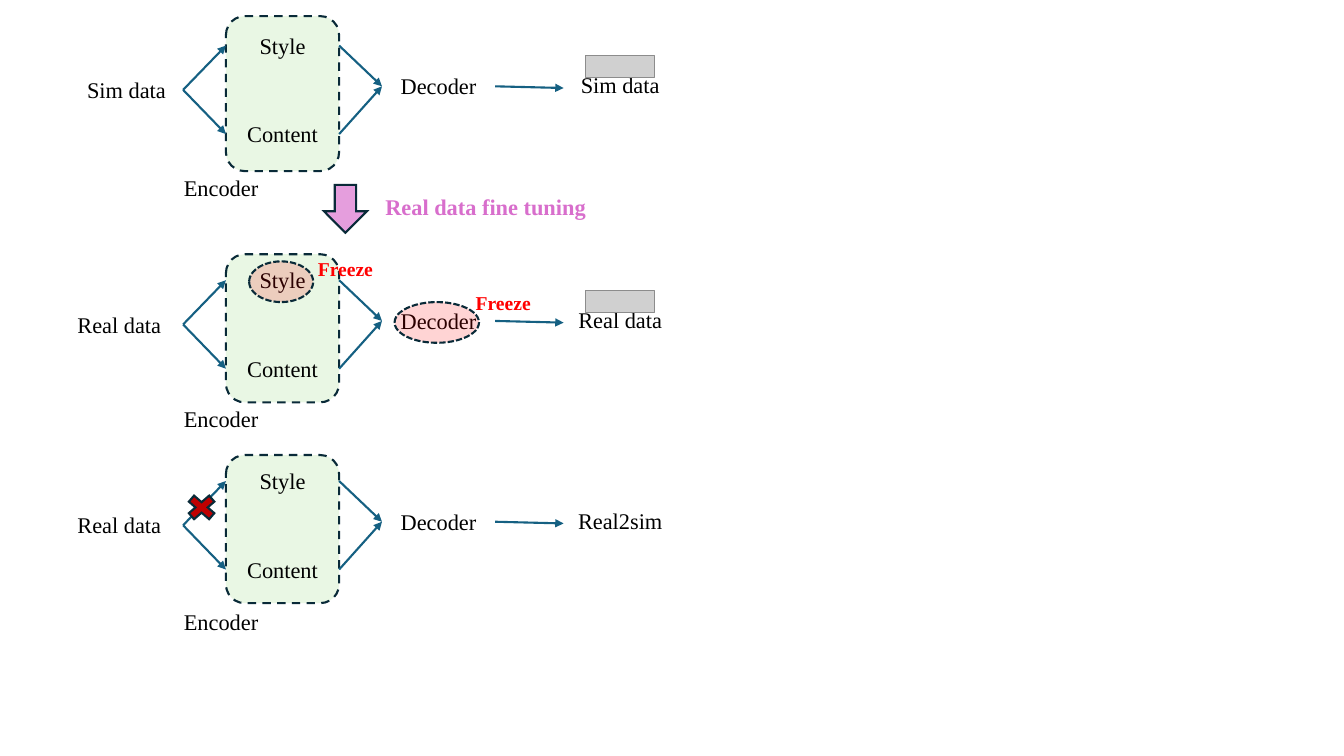
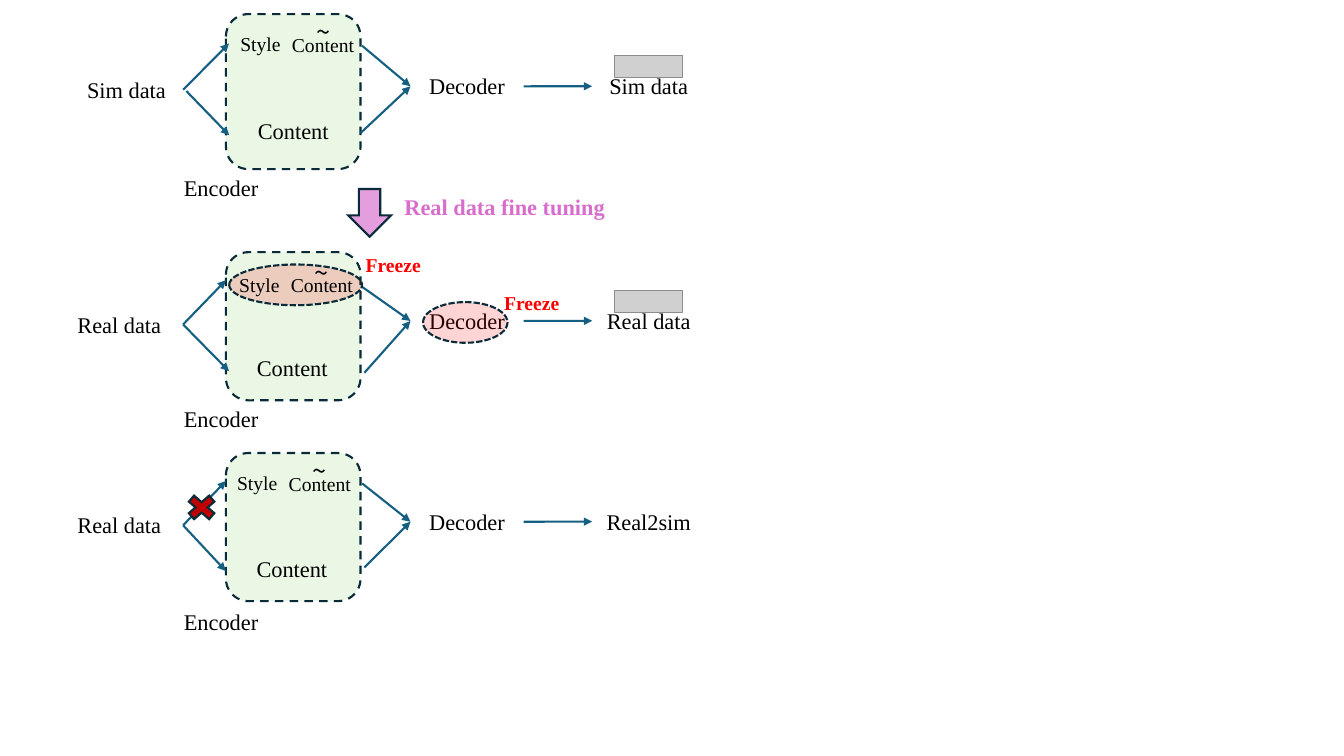
Before and after one commit to hwnam5/real2sim_exercise, a slide deck: slide 1 of figure/real2sim_architecture.pptx. Drawn at 1344x756 pixels with LibreOffice and Linux fonts; fonts in the diff are those of the drawing; grey boxes stand for pictures. Boxes give left, top, right and bottom in pixels: in the first picture for what was removed or moved away, otherwise in the second. Text is boxed around its words. In the diff, an @@ line names an element or a change of style, - is before the commit and + after.

Commit message:
FIX:Change the data format

```diff
--- a/figure/real2sim_architecture.pptx
+++ b/figure/real2sim_architecture.pptx
@@ rounded rectangle: place and size @@
-rounded rectangle at [226, 16, 339, 171]
+rounded rectangle at [226, 14, 361, 169]
@@ text added at [301, 11, 344, 51], 18 pt, text #000000 @@
+~
@@ arrow moved from (184, 90) - (226, 45) to (184, 90) - (229, 43) @@
@@ text added at [292, 39, 354, 53], 14 pt, text #000000 @@
+Content
@@ arrow moved from (339, 45) - (382, 87) to (362, 45) - (410, 87) @@
@@ arrow moved from (339, 134) - (382, 87) to (361, 133) - (410, 87) @@
@@ arrow moved from (184, 90) - (226, 134) to (187, 91) - (229, 135) @@
@@ text "Content": place and size @@
-text "Content" at [247, 127, 318, 143]
+text "Content" at [258, 124, 329, 140]
@@ down arrow: place and size @@
-down arrow at [324, 186, 366, 233]
+down arrow at [348, 190, 390, 237]
@@ text "Real data fine tuning": place and size @@
-text "Real data fine tuning" at [385, 199, 586, 220]
+text "Real data fine tuning" at [404, 199, 605, 220]
@@ rounded rectangle: place and size @@
-rounded rectangle at [226, 254, 339, 402]
+rounded rectangle at [226, 252, 361, 400]
@@ size 16 to 14 pt in 3 elements at [240, 37, 280, 56], [237, 476, 277, 495], [239, 278, 279, 298] @@
@@ ellipse: place and size @@
-ellipse at [249, 261, 314, 301]
+ellipse at [229, 264, 362, 304]
@@ text added at [300, 253, 343, 293], 18 pt, text #000000 @@
+~
@@ text "Freeze" rewrapped from [318, 261, 373, 281] to [366, 259, 421, 273] @@
@@ text added at [291, 279, 353, 297], 14 pt, text #000000 @@
+Content
@@ arrow moved from (339, 280) - (382, 321) to (362, 287) - (410, 321) @@
@@ arrow moved from (184, 325) - (226, 369) to (184, 325) - (229, 371) @@
@@ arrow moved from (339, 369) - (382, 321) to (364, 373) - (410, 321) @@
@@ 7 texts, 3 arrows, 2 pictures, 1 ellipse: place and size @@
-7 texts, 3 arrows, 2 pictures, 1 ellipse at [394, 55, 662, 531]
+7 texts, 3 arrows, 2 pictures, 1 ellipse at [423, 55, 691, 531]
@@ text "Content": place and size @@
-text "Content" at [247, 362, 318, 378]
+text "Content" at [257, 361, 328, 377]
@@ rounded rectangle: place and size @@
-rounded rectangle at [226, 455, 339, 603]
+rounded rectangle at [226, 453, 361, 601]
@@ text added at [289, 478, 351, 492], 14 pt, text #000000 @@
+Content
@@ text added at [298, 451, 341, 491], 18 pt, text #000000 @@
+~
@@ arrow moved from (339, 481) - (382, 522) to (362, 484) - (410, 522) @@
@@ arrow moved from (339, 570) - (382, 522) to (364, 568) - (410, 522) @@
@@ text "Content": place and size @@
-text "Content" at [247, 563, 318, 579]
+text "Content" at [257, 562, 328, 578]
```
Also in this commit, not shown: 8 other files.
